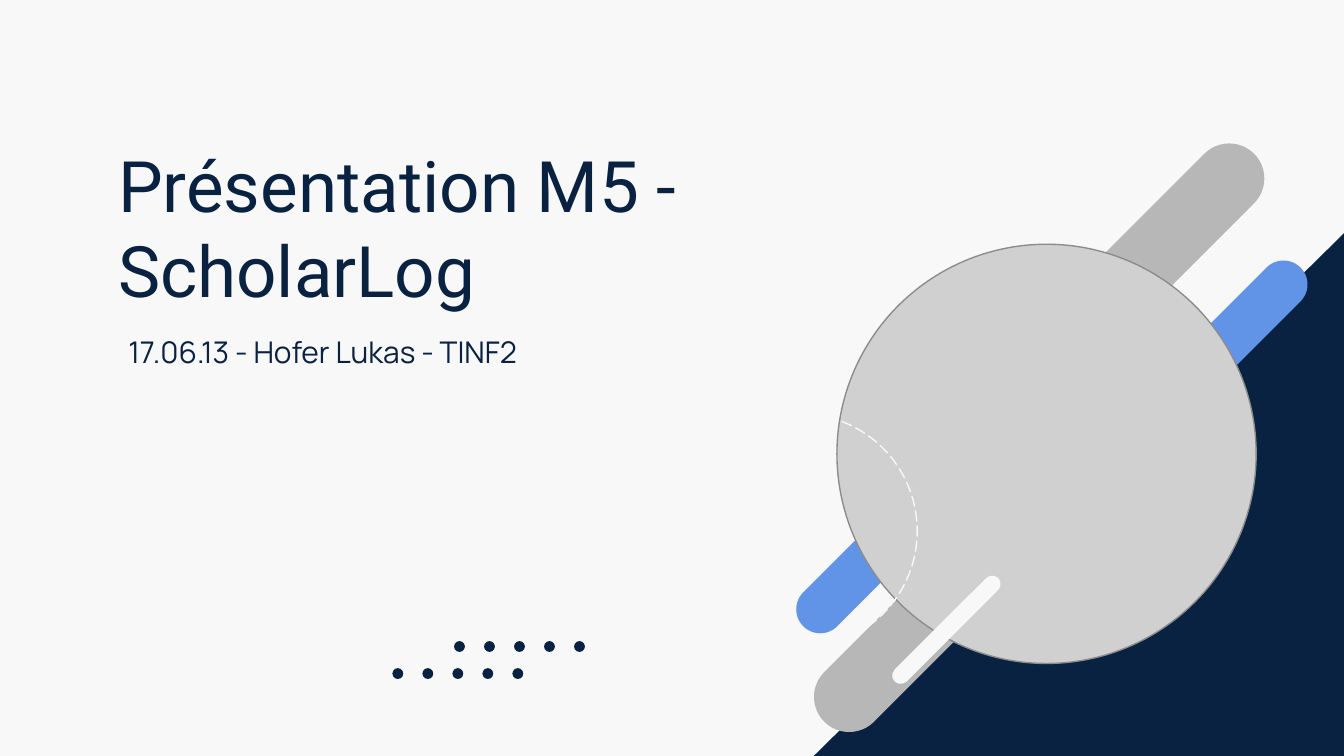
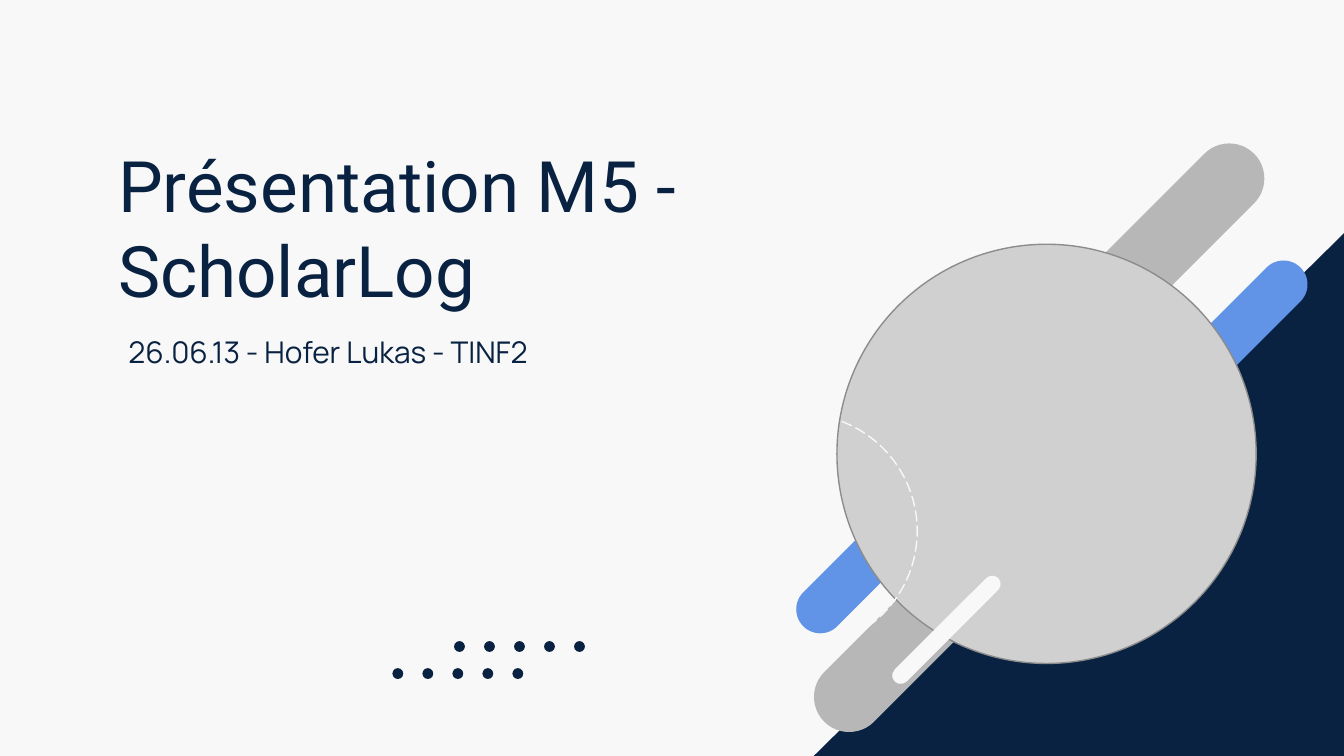
Before and after one commit to Hoferlukaslh/ScholarLog, a slide deck: slide 1 of Documentation/LHO - M5 - Présentation.pptx. Drawn at 1344x756 pixels with LibreOffice and Linux fonts; fonts in the diff are those of the drawing; grey boxes stand for pictures. Boxes give left, top, right and bottom in pixels: in the first picture for what was removed or moved away, otherwise in the second. Text is boxed around its words. In the diff, an @@ line names an element or a change of style, - is before the commit and + after.

```diff
--- a/Documentation/LHO - M5 - Présentation.pptx
+++ b/Documentation/LHO - M5 - Présentation.pptx
@@ subtitle at box(128, 341, 528, 364): text changed @@
-17.06.13 - Hofer Lukas - TINF2
+26.06.13 - Hofer Lukas - TINF2
```
Also in this commit, not shown: 5 other files.
